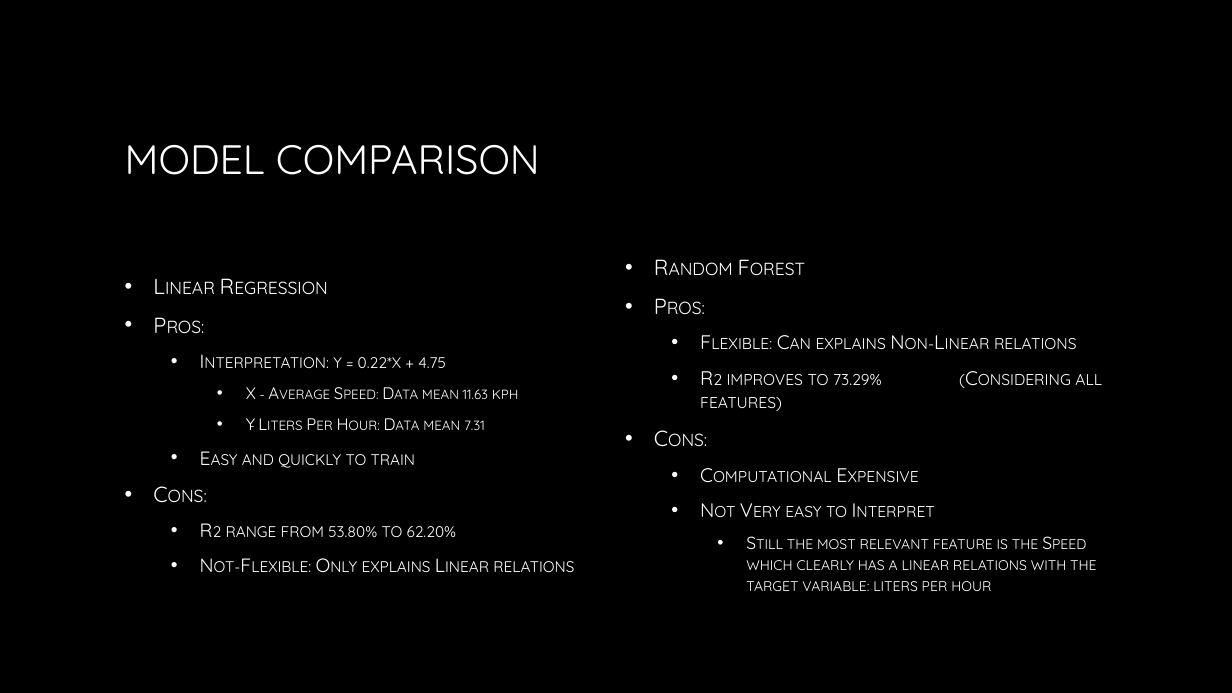
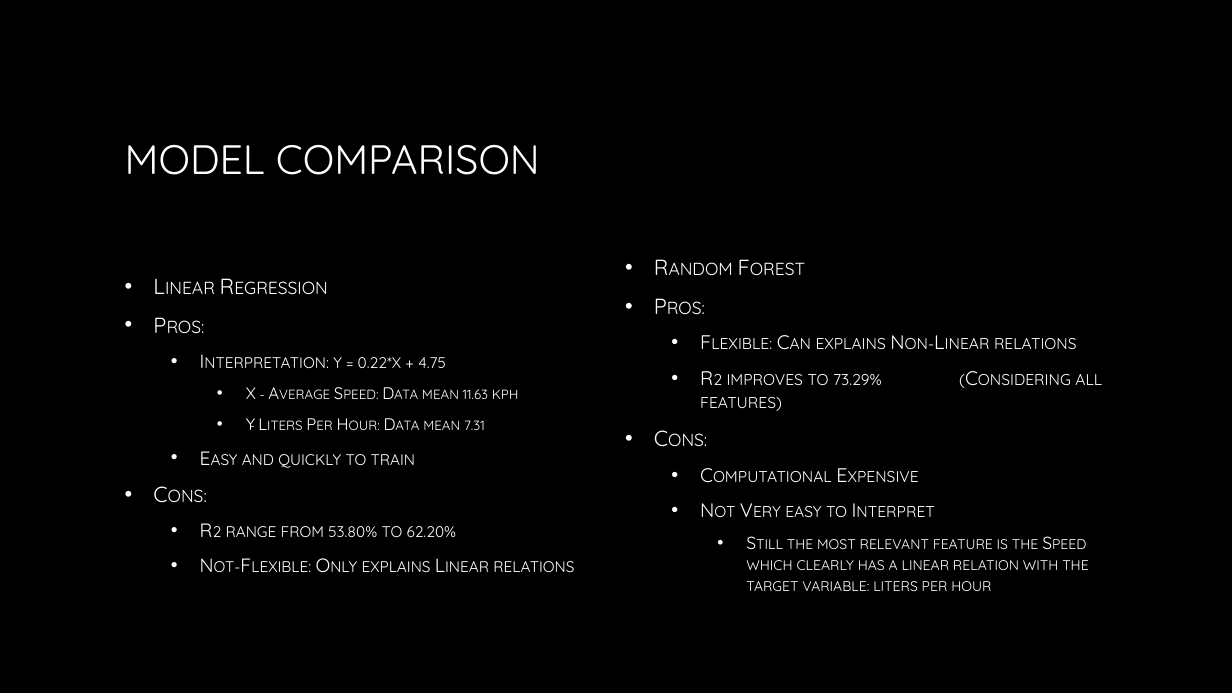
Before and after one commit to rgamerosl/capstone-project, a slide deck: slide 10 of Presentation.pptx (slide 11 before the commit). Drawn at 1232x693 pixels with LibreOffice and Linux fonts; fonts in the diff are those of the drawing; background and template pictures are left out. Boxes give left, top, right and bottom in pixels: in the first picture for what was removed or moved away, otherwise in the second. Text is boxed around its words. In the diff, an @@ line names an element or a change of style, - is before the commit and + after.

Commit message:
Final version

```diff
--- a/Presentation.pptx
+++ b/Presentation.pptx
@@ text at <box>746,539,1089,591</box>: text changed @@
-    • Still the most relevant feature is the Speed which clearly has a linear relations with the target variable: liters per hour
+    • Still the most relevant feature is the Speed which clearly has a linear relation with the target variable: liters per hour
```
Also in this commit, not shown: 2 other slides changed, 1 slide removed.
